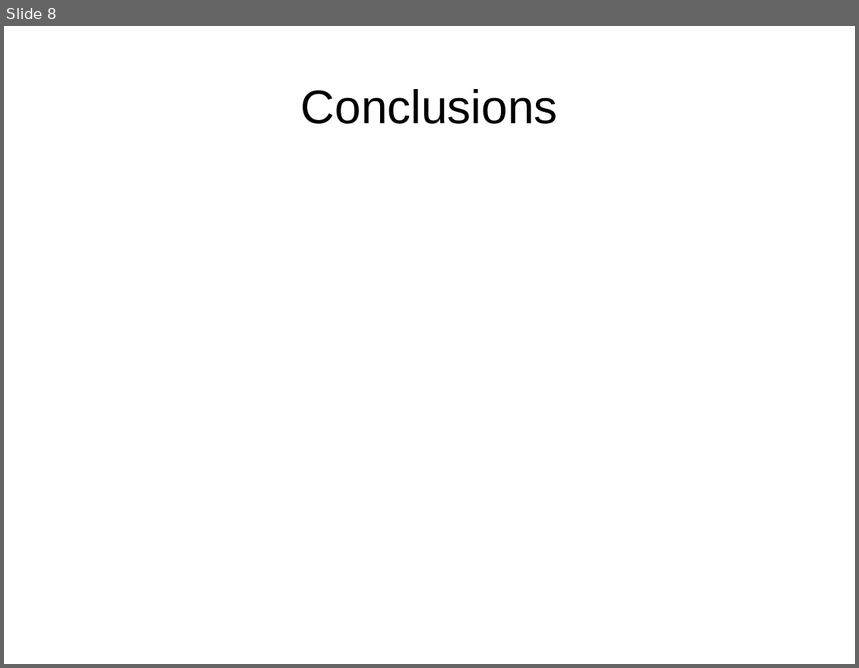
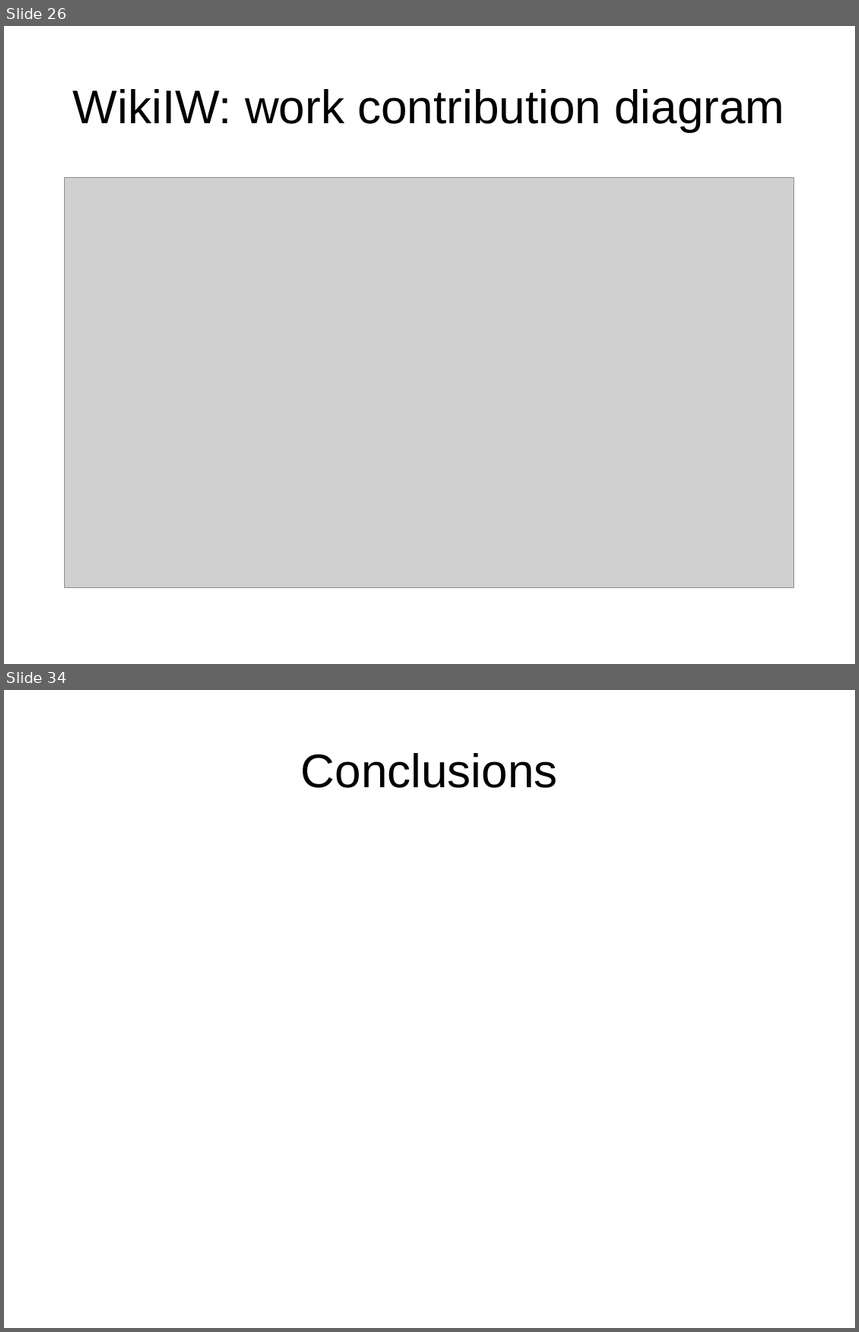
Before and after one commit to DrPantera/wikis4education, a slide deck: brunel-2014/wiki-assessment.odp. Shown one above the other, each under a label of ours: slide 8 before the commit, slides 26 and 34 after it; the slides between them are not shown. The pictures are 859x668 and 859x1332 pixels, drawn with LibreOffice and Linux fonts; fonts in the diff are those of the drawing; grey boxes stand for pictures. Boxes give left, top, right and bottom in pixels: in the first picture for what was removed or moved away, otherwise in the second. Text is boxed around its words. In the diff, an @@ line names an element or a change of style, - is before the commit and + after.

```diff
--- a/brunel-2014/wiki-assessment.odp
+++ b/brunel-2014/wiki-assessment.odp
@@ slide 26 added at bbox=[4, 26, 855, 664], background #FFFFFF @@
@@ title added at bbox=[73, 89, 785, 132], 44 pt, text #000000 @@
+WikiIW: work contribution diagram
@@ picture added at bbox=[65, 178, 795, 588] @@
@@ what was slide 8 is now slide 34 @@
```
Also in this commit, not shown: 3 slides changed, 30 other slides added, 5 slides removed.
